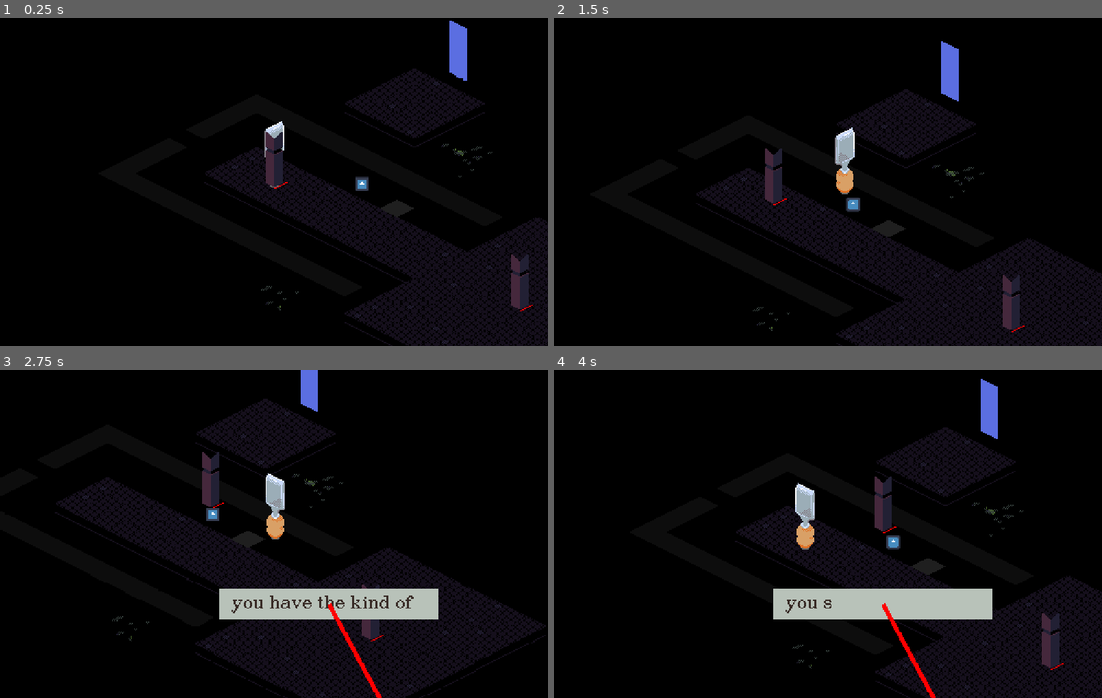
Above: before the commit, frames 1-4 (two rows, left to right).
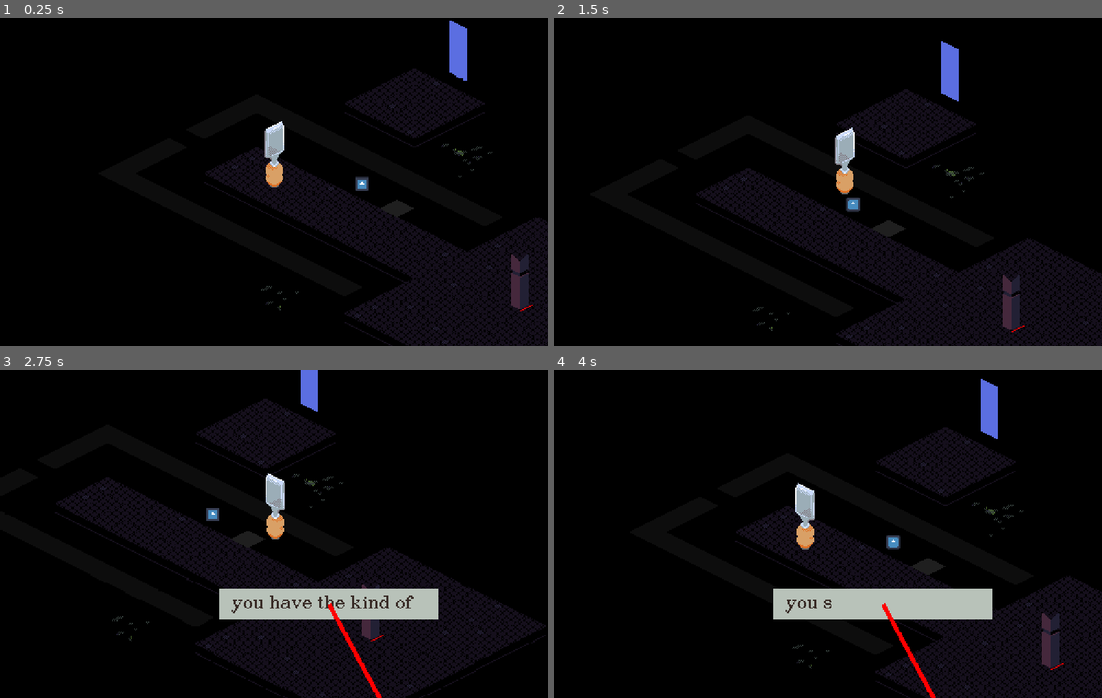
Above: after the commit, the same moments.

Repository: webcatzz/bad-dream
Game: Godot game, scene res://world/test.tscn
Two runs of this game, one before a commit and one after it. Both use one fixed random seed, a clock stepped at 60 frames per second and the inputs below. The engine's default icon, where the game draws it, is replaced by a stand-in: a white triangle on a blue panel in a dark square.
Inputs (mouse positions are in pixels of both pictures, inside the frame that each line leads up to):
- Up to frame 1 (0.25 s): no input
- Up to frame 2 (1.5 s): tap Enter (ui_accept) at 0.5, 0.77 s; move the mouse to (948, 165) at 0.52 s; hold W (move_right) 0.53-1.28 s; hold Shift (shift) 0.53-1.28 s; click (948, 165) at 0.67 s; move the mouse to (718, 198) at 1.27 s; hold S (move_down) from 1.28 s (still down); tap Shift (shift) at 1.35 s
- Up to frame 3 (2.75 s): tap Enter (ui_accept) at 1.52 s; move the mouse to (328, 461) at 2.02 s; release S (move_down) at 2.03 s; hold W (move_right) from 2.03 s (still down); hold Shift (shift) from 2.03 s (still down)
- Up to frame 4 (4 s): move the mouse to (800, 599) at 2.77 s; release W (move_right) at 2.78 s; release Shift (shift) at 2.78 s; hold Q (move_up) 2.78-3.53 s; tap Shift (shift) at 2.85 s; click (800, 599) at 2.92 s; tap Enter (ui_accept) at 3.02, 3.77 s; move the mouse to (992, 583) at 3.52 s; hold A (move_left) from 3.53 s (still down); hold Shift (shift) from 3.53 s (still down)

The runs differ from the first frame. In frame 1, 0.5% of the frame differs, in the area x 48-53%, y 34-53%; in frame 2, 0.4%; in frame 3, 0.5%; in frame 4, 0.5%.

Commit message:
dice roller now uses animationplayer

Diff:
--- a/manager/game.gd
+++ b/manager/game.gd
@@ -8,7 +8,8 @@
 
 ## Saves game data to the specified file.
 func save(file: int) -> void:
-	data.save()
+	data.prepare_for_save()
+	ResourceSaver.save(data, get_save_path(file))
 
 
 ## Loads game data from the specified file.
@@ -19,10 +20,7 @@
 	else:
 		data = Resource.new()
 		data.set_script(load("res://resource/save.gd"))
-		data.take_over_path(path)
 		data.created()
-		print(data.party)
-	randomize()
 
 
 ## Returns a savefile path.
@@ -47,17 +45,15 @@
 
 
 
-# misc
+# dithering tween
 
 func tween_opacity(item: CanvasItem, from: float, to: float, duration: float) -> void:
-	if from == 0:
-		item.visible = true
+	if from == 0: item.visible = true
+	item.modulate.a = from
 
-	item.modulate.a = from
 	await get_tree().create_tween().tween_property(item, "modulate:a", to, duration).finished
 
-	if to == 0:
-		item.visible = false
+	if to == 0: item.visible = false
 
 
 
--- a/node/dice_roll.gd
+++ b/node/dice_roll.gd
@@ -12,19 +12,20 @@
 func roll(num: int, play_anim: bool = false) -> void:
 	_prep(num)
 
-	if play_anim:
-		await Game.tween_opacity(self, 0, 1, 0.5)
-		await _animate()
-	else:
-		visible = true
-
-	_randomize()
+	$Animator.play("RESET")
 
 	if play_anim:
-		await get_tree().create_timer(1).timeout
-		Game.tween_opacity(self, 1, 0, 0.5)
+		$Animator.play("long_start")
+		await $Animator.animation_finished
+		await _randimate()
+
+		_randomize()
+
+		$Animator.play("long_end")
+		await $Animator.animation_finished
 	else:
-		Game.tween_opacity(self, 1, 0, 2)
+		_randomize()
+		$Animator.play("quick")
 
 
 ## Returns the sum of [param num] dice plus [param modifier].
@@ -70,7 +71,7 @@
 
 
 # Animates dice nodes to flicker through random faces.
-func _animate() -> void:
+func _randimate() -> void:
 	var steps: int = 32
 	for i: int in steps:
 
--- a/node/dice_roll.tscn
+++ b/node/dice_roll.tscn
@@ -8,7 +8,127 @@
 atlas = ExtResource("2_cvhig")
 region = Rect2(0, 0, 16, 16)
 
+[sub_resource type="Animation" id="Animation_naurw"]
+resource_name = "quick"
+length = 2.0
+tracks/0/type = "value"
+tracks/0/imported = false
+tracks/0/enabled = true
+tracks/0/path = NodePath(".:visible")
+tracks/0/interp = 1
+tracks/0/loop_wrap = true
+tracks/0/keys = {
+"times": PackedFloat32Array(0, 2),
+"transitions": PackedFloat32Array(1, 1),
+"update": 1,
+"values": [true, false]
+}
+tracks/1/type = "value"
+tracks/1/imported = false
+tracks/1/enabled = true
+tracks/1/path = NodePath(".:modulate:a")
+tracks/1/interp = 1
+tracks/1/loop_wrap = true
+tracks/1/keys = {
+"times": PackedFloat32Array(0, 2),
+"transitions": PackedFloat32Array(1, 1),
+"update": 0,
+"values": [1.0, 0.0]
+}
+
+[sub_resource type="Animation" id="Animation_ijoc4"]
+length = 0.001
+tracks/0/type = "value"
+tracks/0/imported = false
+tracks/0/enabled = true
+tracks/0/path = NodePath(".:visible")
+tracks/0/interp = 1
+tracks/0/loop_wrap = true
+tracks/0/keys = {
+"times": PackedFloat32Array(0),
+"transitions": PackedFloat32Array(1),
+"update": 1,
+"values": [false]
+}
+tracks/1/type = "value"
+tracks/1/imported = false
+tracks/1/enabled = true
+tracks/1/path = NodePath(".:modulate")
+tracks/1/interp = 1
+tracks/1/loop_wrap = true
+tracks/1/keys = {
+"times": PackedFloat32Array(0),
+"transitions": PackedFloat32Array(1),
+"update": 0,
+"values": [Color(1, 1, 1, 1)]
+}
+
+[sub_resource type="Animation" id="Animation_vqxd3"]
+resource_name = "long_start"
+length = 0.5
+tracks/0/type = "value"
+tracks/0/imported = false
+tracks/0/enabled = true
+tracks/0/path = NodePath(".:visible")
+tracks/0/interp = 1
+tracks/0/loop_wrap = true
+tracks/0/keys = {
+"times": PackedFloat32Array(0),
+"transitions": PackedFloat32Array(1),
+"update": 1,
+"values": [true]
+}
+tracks/1/type = "value"
+tracks/1/imported = false
+tracks/1/enabled = true
+tracks/1/path = NodePath(".:modulate:a")
+tracks/1/interp = 1
+tracks/1/loop_wrap = true
+tracks/1/keys = {
+"times": PackedFloat32Array(0, 0.5),
+"transitions": PackedFloat32Array(1, 1),
+"update": 0,
+"values": [0.0, 1.0]
+}
+
+[sub_resource type="Animation" id="Animation_slsex"]
+resource_name = "long_end"
+length = 1.5
+tracks/0/type = "value"
+tracks/0/imported = false
+tracks/0/enabled = true
+tracks/0/path = NodePath(".:visible")
+tracks/0/interp = 1
+tracks/0/loop_wrap = true
+tracks/0/keys = {
+"times": PackedFloat32Array(0, 1.5),
+"transitions": PackedFloat32Array(1, 1),
+"update": 1,
+"values": [true, false]
+}
+tracks/1/type = "value"
+tracks/1/imported = false
+tracks/1/enabled = true
+tracks/1/path = NodePath(".:modulate:a")
+tracks/1/interp = 1
+tracks/1/loop_wrap = true
+tracks/1/keys = {
+"times": PackedFloat32Array(1, 1.5),
+"transitions": PackedFloat32Array(1, 1),
+"update": 0,
+"values": [1.0, 0.0]
+}
+
+[sub_resource type="AnimationLibrary" id="AnimationLibrary_8v6ev"]
+_data = {
+"RESET": SubResource("Animation_ijoc4"),
+"long_end": SubResource("Animation_slsex"),
+"long_start": SubResource("Animation_vqxd3"),
+"quick": SubResource("Animation_naurw")
+}
+
 [node name="DiceRoll" type="Node2D"]
+visible = false
 material = ExtResource("1_0em7i")
 script = ExtResource("1_adehc")
 
@@ -29,3 +149,8 @@
 use_parent_material = true
 layout_mode = 2
 texture = SubResource("AtlasTexture_10r2y")
+
+[node name="Animator" type="AnimationPlayer" parent="."]
+libraries = {
+"": SubResource("AnimationLibrary_8v6ev")
+}
--- a/node/save_point.gd
+++ b/node/save_point.gd
@@ -53,15 +53,8 @@
 # internal
 
 func _ready() -> void:
-	$Area.body_entered.connect(_call_if_body_is_leader.bind(_on_player_entered))
-	$Area.body_exited.connect(_call_if_body_is_leader.bind(_on_player_exited))
 	Battle.started.connect($Area.set_monitoring.bind(false))
 	Battle.ended.connect($Area.set_monitoring.bind(true))
-
-
-func _call_if_body_is_leader(body: Node2D, callable: Callable) -> void:
-	if body is ActorNode and body.data == Game.data.get_leader():
-		callable.call()
 
 
 func _resize_color_rect() -> void:
--- a/node/save_point.tscn
+++ b/node/save_point.tscn
@@ -1,7 +1,8 @@
-[gd_scene load_steps=8 format=3 uid="uid://be6ge5sg8n6yl"]
+[gd_scene load_steps=9 format=3 uid="uid://be6ge5sg8n6yl"]
 
 [ext_resource type="Script" path="res://node/save_point.gd" id="1_56ck4"]
 [ext_resource type="Material" uid="uid://cfvbajr6t5dre" path="res://asset/shader/dither_vertex.tres" id="2_24uay"]
+[ext_resource type="Script" path="res://node/triggers/player_detector.gd" id="2_ppl06"]
 [ext_resource type="Script" path="res://node/ui/vbox_slanted.gd" id="3_osywe"]
 
 [sub_resource type="SegmentShape2D" id="SegmentShape2D_ca5vm"]
@@ -38,6 +39,7 @@
 [node name="Area" type="Area2D" parent="."]
 collision_layer = 0
 monitorable = false
+script = ExtResource("2_ppl06")
 
 [node name="Shape" type="CollisionPolygon2D" parent="Area"]
 polygon = PackedVector2Array(-15, 0, 0, -7, 15, 0, 0, 7)
@@ -88,6 +90,8 @@
 layout_mode = 2
 text = "File 03"
 
+[connection signal="player_entered" from="Area" to="." method="_on_player_entered"]
+[connection signal="player_exited" from="Area" to="." method="_on_player_exited"]
 [connection signal="pressed" from="UI/Saves/File01" to="." method="_save_to_file" binds= [1]]
 [connection signal="pressed" from="UI/Saves/File02" to="." method="_save_to_file" binds= [2]]
 [connection signal="pressed" from="UI/Saves/File03" to="." method="_save_to_file" binds= [3]]
--- a/node/triggers/player_detector.gd
+++ b/node/triggers/player_detector.gd
@@ -6,7 +6,6 @@
 
 
 func _ready() -> void:
-	monitorable = false
 	body_entered.connect(_on_body_entered)
 	body_exited.connect(_on_body_exited)
 
--- a/project.godot
+++ b/project.godot
@@ -17,7 +17,7 @@
 
 [audio]
 
-buses/default_bus_layout="res://audio_buses.tres"
+buses/default_bus_layout="res://audio_bussy.tres"
 
 [autoload]
 
--- a/resource/action/default.tres
+++ b/resource/action/default.tres
@@ -1,6 +1,6 @@
 [gd_resource type="Resource" script_class="Action" load_steps=4 format=3 uid="uid://c520hdu6q2tad"]
 
-[ext_resource type="Script" path="res://resource/scripts/action.gd" id="1_lin7e"]
+[ext_resource type="Script" path="res://resource/script/action.gd" id="1_lin7e"]
 [ext_resource type="Script" path="res://resource/bitshape.gd" id="2_15b4o"]
 
 [sub_resource type="BitMap" id="BitMap_nooi2"]
--- a/resource/action/healpool.tres
+++ b/resource/action/healpool.tres
@@ -9,7 +9,7 @@
 "size": Vector2i(5, 5)
 }
 script = ExtResource("2_m5pao")
-offset = Vector2i(2, 2)
+offset = Vector2i(-2, -2)
 
 [resource]
 script = ExtResource("1_0cmlj")
@@ -19,7 +19,7 @@
 dice = 1
 type = 6
 shape = SubResource("BitMap_0plqs")
-delay = 5
+delay = 100
 needs_focus = false
 knockback_type = 0
 knockback_vector = Vector2i(0, 0)
--- a/resource/action/instakill.tres
+++ b/resource/action/instakill.tres
@@ -1,6 +1,6 @@
 [gd_resource type="Resource" script_class="Action" load_steps=4 format=3 uid="uid://c4nywreyjxx5s"]
 
-[ext_resource type="Script" path="res://resource/scripts/action.gd" id="1_sb4te"]
+[ext_resource type="Script" path="res://resource/script/action.gd" id="1_sb4te"]
 [ext_resource type="Script" path="res://resource/bitshape.gd" id="2_mldwu"]
 
 [sub_resource type="BitMap" id="BitMap_vtc2i"]
--- a/resource/action/strike_out.tres
+++ b/resource/action/strike_out.tres
@@ -2,7 +2,7 @@
 
 [ext_resource type="Script" path="res://resource/action/path_as_strength.gd" id="2_1rdc5"]
 [ext_resource type="Script" path="res://resource/bitpath.gd" id="2_atfye"]
-[ext_resource type="Script" path="res://resource/scripts/status_effect.gd" id="3_6xlv5"]
+[ext_resource type="Script" path="res://resource/script/status_effect.gd" id="3_6xlv5"]
 
 [sub_resource type="BitMap" id="BitMap_vwidp"]
 script = ExtResource("2_atfye")
--- a/resource/actor/woodcarver.tres
+++ b/resource/actor/woodcarver.tres
@@ -1,11 +1,11 @@
-[gd_resource type="Resource" script_class="Actor" load_steps=7 format=3 uid="uid://dfi71o35oci7r"]
+[gd_resource type="Resource" script_class="Actor" load_steps=7 format=3 uid="uid://cjt66dwchr70v"]
 
-[ext_resource type="Resource" uid="uid://c520hdu6q2tad" path="res://resource/action/default.tres" id="1_e0n1n"]
-[ext_resource type="Resource" uid="uid://c4nywreyjxx5s" path="res://resource/action/instakill.tres" id="2_dswtr"]
-[ext_resource type="Script" path="res://resource/scripts/actor.gd" id="3_4fjlo"]
-[ext_resource type="Resource" uid="uid://by1ag7jijnwo2" path="res://resource/action/healpool.tres" id="3_eqkes"]
-[ext_resource type="Resource" uid="uid://de4ye0lpftwfk" path="res://resource/action/strike_out.tres" id="4_3wu4r"]
+[ext_resource type="Resource" uid="uid://c520hdu6q2tad" path="res://resource/action/default.tres" id="1_3ef4e"]
+[ext_resource type="Resource" uid="uid://c4nywreyjxx5s" path="res://resource/action/instakill.tres" id="2_4xyq5"]
+[ext_resource type="Script" path="res://resource/script/actor.gd" id="3_4fjlo"]
+[ext_resource type="Resource" uid="uid://by1ag7jijnwo2" path="res://resource/action/healpool.tres" id="3_xwecl"]
 [ext_resource type="Texture2D" uid="uid://1vypntn0rbs6" path="res://asset/actor/sprite/woodcarver.png" id="4_qwm5x"]
+[ext_resource type="Resource" uid="uid://de4ye0lpftwfk" path="res://resource/action/strike_out.tres" id="4_u6w21"]
 
 [resource]
 script = ExtResource("3_4fjlo")
@@ -15,9 +15,9 @@
 max_health = 10
 resistance = 0
 evasion = 0.0
-tiles_per_turn = 100
+tiles_per_turn = 5
 actions_per_turn = 1
-actions = Array[Resource("res://resource/scripts/action.gd")]([ExtResource("1_e0n1n"), ExtResource("2_dswtr"), ExtResource("3_eqkes"), ExtResource("4_3wu4r")])
-attributes = Array[Resource("res://resource/scripts/attribute.gd")]([])
+actions = Array[Resource("res://resource/script/action.gd")]([ExtResource("1_3ef4e"), ExtResource("2_4xyq5"), ExtResource("3_xwecl"), ExtResource("4_u6w21")])
+attributes = Array[Resource("res://resource/script/attribute.gd")]([])
 weak_against = Array[int]([])
 strong_against = Array[int]([])
--- a/resource/save.gd
+++ b/resource/save.gd
@@ -2,8 +2,11 @@
 ## Player data.
 
 
-# party
-@export var party: Array[Actor] = [load("res://resource/actor/woodcarver.tres"), Actor.new()]
+# main
+@export var party: Array[Actor] = [load("res://resource/actor/woodcarver.tres")]
+@export var flags: PackedStringArray
+@export var seed: int:
+	set(value): seed = value; seed(value)
 
 # world
 @export var scene_path: String
@@ -19,11 +22,6 @@
 
 @export var use_wasd: bool # TODO
 
-# hidden
-@export var flags: PackedStringArray
-@export var seed: int:
-	set(value): seed = value; seed(value)
-
 
 
 ## Returns the first [Actor] in [member party].
@@ -34,11 +32,10 @@
 
 # prepping
 
-## Saves the resource.
-func save() -> void:
+## Sets otherwise unset values in preparation for saving.
+func prepare_for_save(idx: int) -> void:
 	position = get_leader().node.position
 	seed = randi()
-	ResourceSaver.save(self)
 
 
 ## Called when the save is created.
--- a/resource/save.tres
+++ b/resource/save.tres
@@ -5,8 +5,11 @@
 [resource]
 script = ExtResource("1_afsvx")
 party = null
+flags = PackedStringArray()
+seed = 0
+scene_path = ""
 position = Vector2(0, 0)
 master_volume = 1.0
 music_volume = 0.0
 sfx_volume = 1.0
-seed = 0
+use_wasd = false
--- a/resource/scripts/action.gd
+++ b/resource/script/action.gd
@@ -50,9 +50,10 @@
 func start() -> void:
 	if delay:
 		delay_left = delay
-		Battle.turn_ended.connect(_decrement_delay)
+		Battle.turn_ended.connect(_decrement_delay.unbind(1))
 	else:
 		await run()
+		finished.emit()
 
 
 ## Runs effects on all actors in range.
@@ -64,8 +65,6 @@
 
 		for actor: Actor in affected:
 			actor.recieve_action(self)
-
-	finished.emit()
 
 
 
@@ -93,7 +92,8 @@
 
 	if delay_left == 0:
 		Battle.turn_ended.disconnect(_decrement_delay)
-		run()
+		await run()
+		finished.emit()
 
 	elif needs_focus:
 		pass # TODO: confirm every turn whether to continue focusing or end the action
Renamed: audio_buses.tres -> audio_bussy.tres
Not shown: 1 places in node/dice_roll.tscn that only renumber resources
Renamed: resource/scripts/actor.gd -> resource/script/actor.gd
Renamed: resource/scripts/attribute.gd -> resource/script/attribute.gd
Renamed: resource/scripts/status_effect.gd -> resource/script/status_effect.gd
